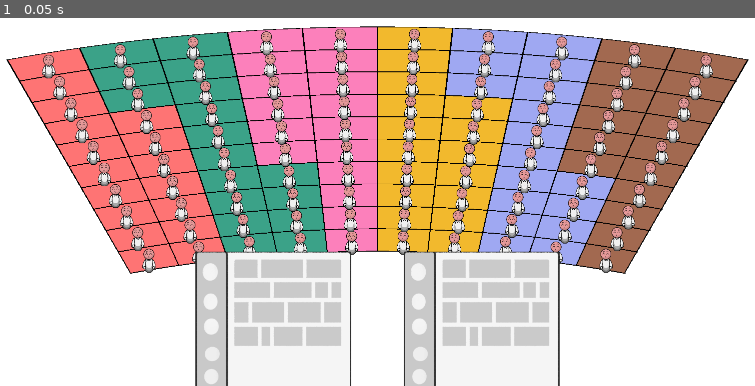
Above: before the commit, frame 1.
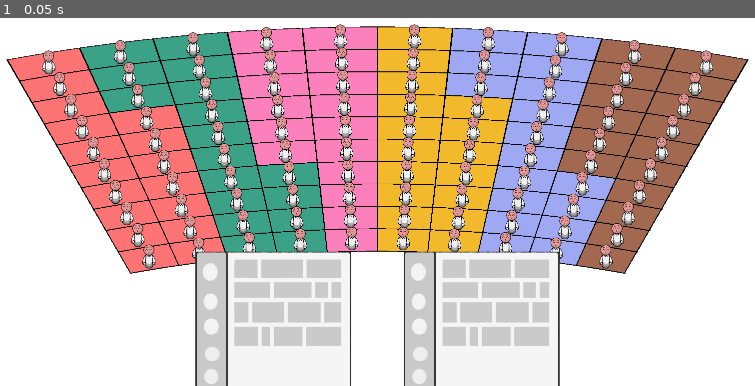
Above: after the commit, the same moment.

Repository: remimorvan/assemblee-nationale-simulator
Game: Godot game, scene res://scenes/game.tscn
The game is run twice, just before and just after one commit, with the same random seed, the same clock (stepped at 60 frames per second) and the same inputs.
Inputs:
- Up to frame 1 (0.05 s): no input

The runs differ from the first frame. In frame 1, 8.8% of the frame differs, in the area x 5-95%, y 1-70%.

Commit message:
ajustement petit des mps

Diff:
--- a/scenes/mp.tscn
+++ b/scenes/mp.tscn
@@ -134,7 +134,7 @@
 script = ExtResource("1_ct13o")
 
 [node name="Sprites" type="Node2D" parent="."]
-position = Vector2(0, -20)
+position = Vector2(0, -40)
 scale = Vector2(0.519999, 0.519999)
 
 [node name="body" type="Sprite2D" parent="Sprites"]
Not shown: 1 places in scenes/card.tscn that only renumber resources
Not shown: 1 places in scenes/mp.tscn that only renumber resources
